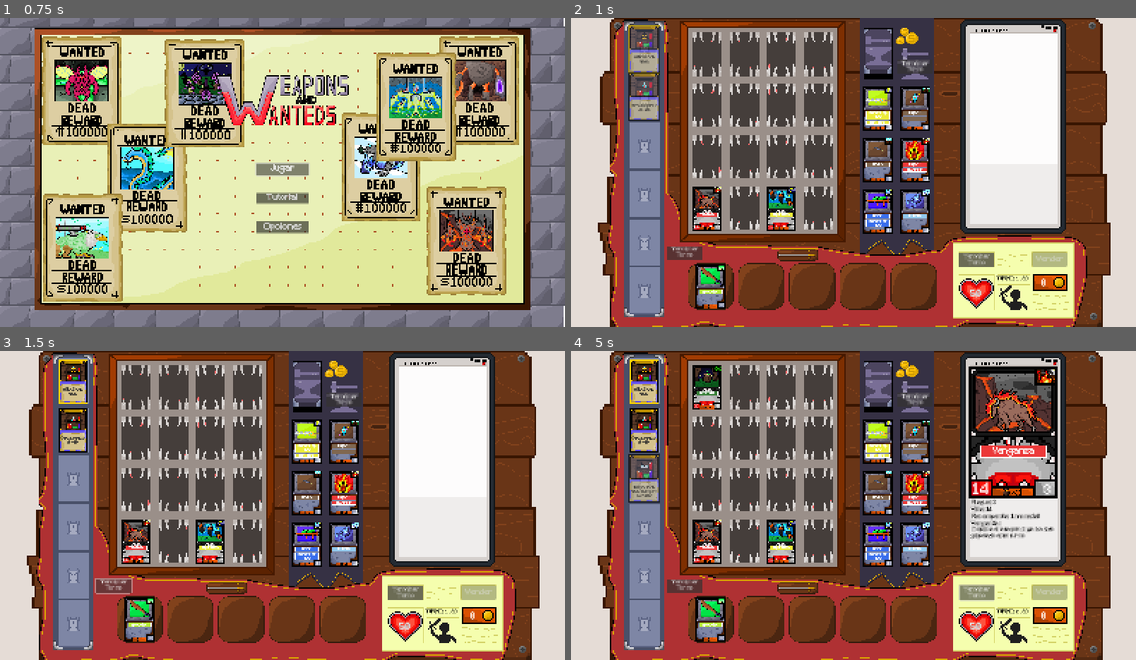
Above: before the commit, frames 1-4 (two rows, left to right).
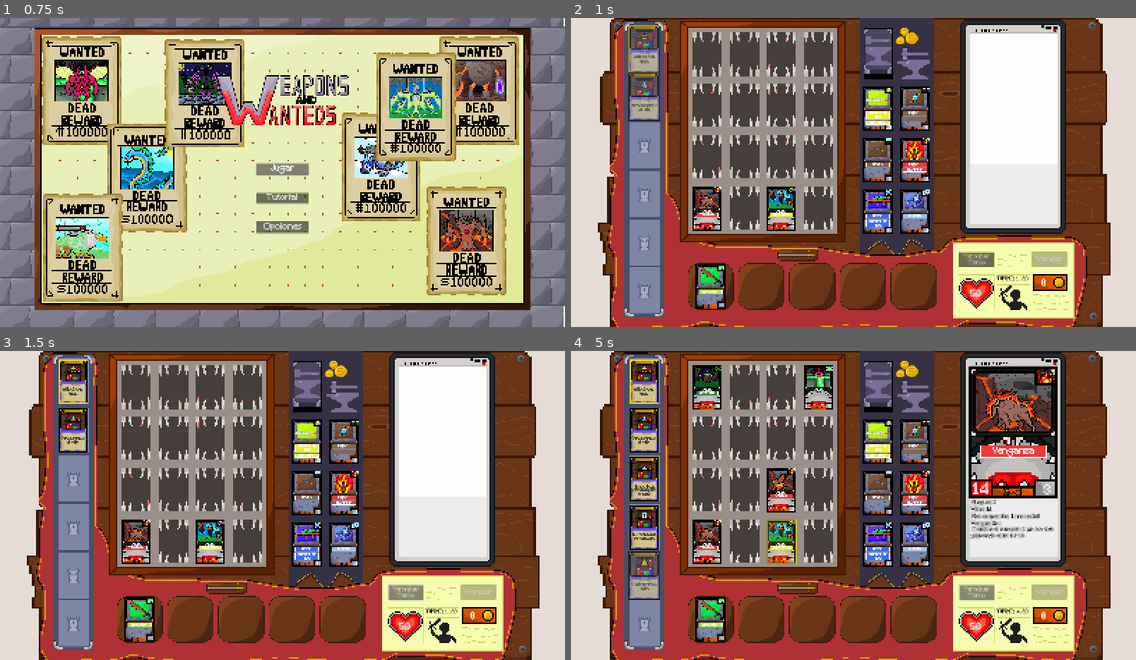
Above: after the commit, the same moments.

Repository: Lucas-Sanguinetti/jefe-desarrollo
Game: Godot game, scene res://Entidades/main.tscn
Same seed, same stepped clock (60 frames per second), same inputs: the game is played once before the commit and once after it.
Inputs (mouse positions are in pixels of both pictures, inside the frame that each line leads up to):
- Up to frame 1 (0.75 s): click "Jugar" at 0.5 s
- Up to frame 2 (1 s): no input
- Up to frame 3 (1.5 s): click "Terminar Turno" at 1.25 s
- Up to frame 4 (5 s): click "Terminar Turno" at 2 s; move the mouse to (780, 542) at 2.77 s; click (780, 542) at 2.92 s; move the mouse to (706, 542) at 3.52 s; click (706, 542) at 3.67 s; click "Terminar Turno" at 4.25 s

Frame 1 is identical in both runs. In frame 2, 0.4% of the frame differs, in the area x 17-64%, y 13-79%; in frame 3, 0.8%; in frame 4, 4.8%, in the area x 10-80%, y 4-86%.

Commit message:
botones para mañana

Diff:
--- a/Entidades/Game.tscn
+++ b/Entidades/Game.tscn
@@ -240,50 +240,6 @@
 stream = ExtResource("10_xugfq")
 bus = &"Effects"
 
-[node name="RerollSpells" type="Button" parent="Botones"]
-texture_filter = 1
-anchors_preset = -1
-anchor_left = -0.081
-anchor_top = 0.44900003
-anchor_right = 0.143
-anchor_bottom = 0.59800005
-offset_left = 396.98
-offset_top = 249.16599
-offset_right = 141.05998
-offset_bottom = 160.13196
-theme_override_fonts/font = ExtResource("10_ohvqk")
-theme_override_font_sizes/font_size = 16
-theme_override_styles/normal = ExtResource("12_haohm")
-text = "Terminar
-Turno"
-script = ExtResource("10_eq8nk")
-
-[node name="press" type="AudioStreamPlayer" parent="Botones/RerollSpells"]
-stream = ExtResource("10_xugfq")
-bus = &"Effects"
-
-[node name="PasarTurno3" type="Button" parent="Botones"]
-texture_filter = 1
-anchors_preset = -1
-anchor_left = -0.081
-anchor_top = 0.44900003
-anchor_right = 0.143
-anchor_bottom = 0.59800005
-offset_left = 1040.98
-offset_top = -271.834
-offset_right = 785.06
-offset_bottom = -360.86804
-theme_override_fonts/font = ExtResource("10_ohvqk")
-theme_override_font_sizes/font_size = 16
-theme_override_styles/normal = ExtResource("12_haohm")
-text = "Terminar
-Turno"
-script = ExtResource("10_eq8nk")
-
-[node name="press" type="AudioStreamPlayer" parent="Botones/PasarTurno3"]
-stream = ExtResource("10_xugfq")
-bus = &"Effects"
-
 [node name="LifeHUD" parent="." instance=ExtResource("11_2jhs2")]
 position = Vector2(1134, 773)
 
